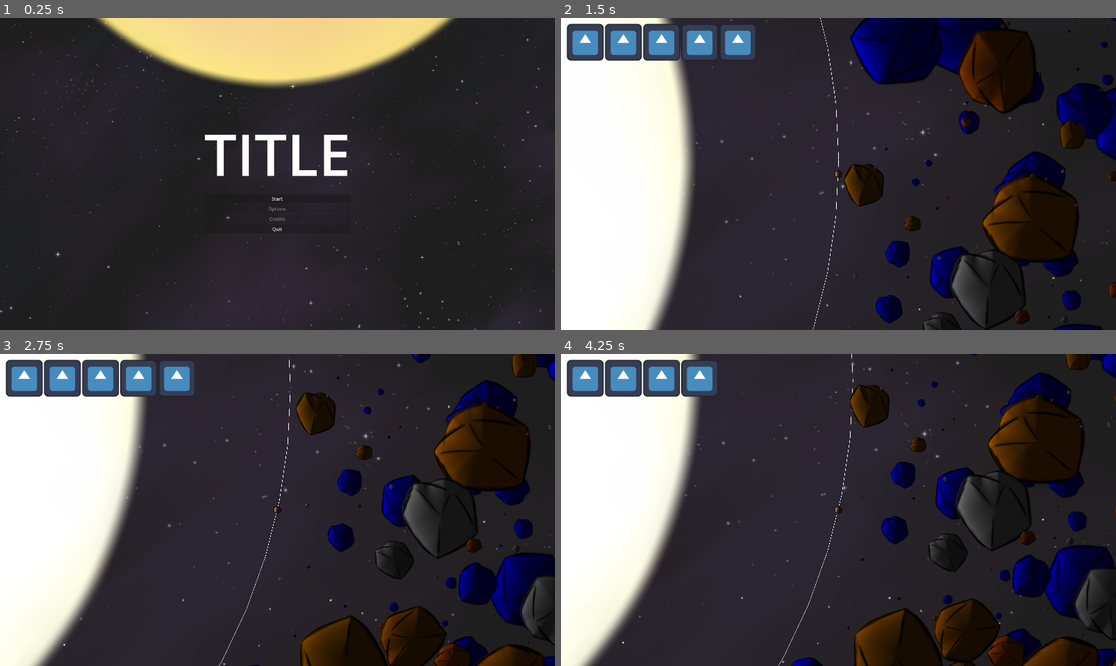
Above: before the commit, frames 1-4 (two rows, left to right).
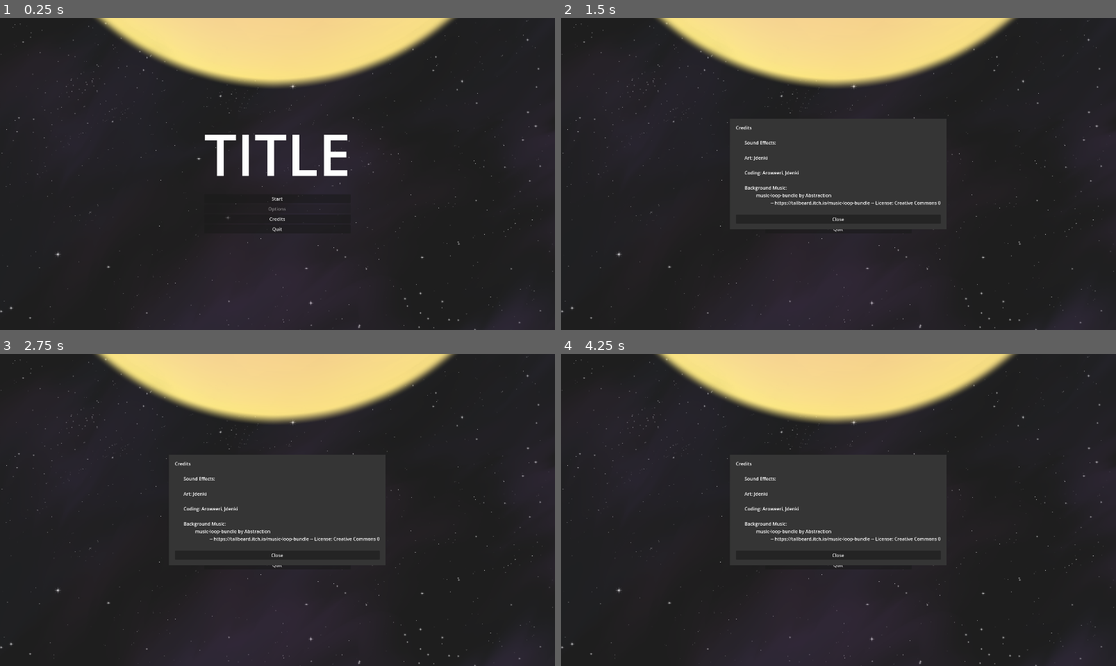
Above: after the commit, the same moments.

Repository: Aroweeri/gmtk2025
Game: Godot game, scene res://scenes/MainMenu.tscn
Same seed, same stepped clock (60 frames per second), same inputs: the game is played once before the commit and once after it. The engine's default icon, where the game draws it, is replaced by a stand-in: a white triangle on a blue panel in a dark square.
Inputs (mouse positions are in pixels of both pictures, inside the frame that each line leads up to):
- Up to frame 1 (0.25 s): no input
- Up to frame 2 (1.5 s): click (838, 217) at 0.5 s, where only the run after the commit has a clickable "Credits"; click "Start" at 1.25 s
- Up to frame 3 (2.75 s): click (277, 534) at 2 s, where only the run after the commit has a clickable "Start"
- Up to frame 4 (4.25 s): hold Up (ui_up) 2.78-3.53 s; hold Down (ui_down) from 3.53 s (still down)

The runs differ from the first frame. In frame 1, less than 0.1% of the frame differs, in the area x 40-52%, y 63-66%; in frame 2, 47%, in the area x 0-100%, y 0-100%; in frame 3, 47%; in frame 4, 46%.

Commit message:
Add credits to menu.

Diff:
--- a/scenes/MainMenu.tscn
+++ b/scenes/MainMenu.tscn
@@ -1,9 +1,13 @@
-[gd_scene load_steps=5 format=3 uid="uid://401dukv06l6f"]
+[gd_scene load_steps=7 format=3 uid="uid://401dukv06l6f"]
 
 [ext_resource type="Script" uid="uid://dar3mxenb0yy5" path="res://scripts/main_menu.gd" id="1_2wh52"]
+[ext_resource type="Script" uid="uid://de4yeop2ks4dn" path="res://scenes/credits.gd" id="2_l72w3"]
 [ext_resource type="Texture2D" uid="uid://dwrufhrusf85g" path="res://assets/Space.png" id="2_ow34m"]
 [ext_resource type="Texture2D" uid="uid://chw70u2c8siwq" path="res://assets/Sun.png" id="3_l72w3"]
 [ext_resource type="AudioStream" uid="uid://bq6q3nuu6en2n" path="res://assets/Ludum Dare 30 - 07.ogg" id="4_ow34m"]
+
+[sub_resource type="StyleBoxFlat" id="StyleBoxFlat_l72w3"]
+bg_color = Color(0.207843, 0.207843, 0.207843, 1)
 
 [node name="Control" type="Control"]
 layout_mode = 3
@@ -41,7 +45,6 @@
 
 [node name="CreditsButton" type="Button" parent="CenterContainer/VBoxContainer"]
 layout_mode = 2
-disabled = true
 text = "Credits"
 
 [node name="QuitButton" type="Button" parent="CenterContainer/VBoxContainer"]
@@ -74,6 +77,38 @@
 grow_vertical = 2
 texture = ExtResource("3_l72w3")
 
+[node name="Credits" type="CenterContainer" parent="."]
+visible = false
+layout_mode = 1
+anchors_preset = 15
+anchor_right = 1.0
+anchor_bottom = 1.0
+grow_horizontal = 2
+grow_vertical = 2
+
+[node name="PanelContainer" type="PanelContainer" parent="Credits"]
+layout_mode = 2
+theme_override_styles/panel = SubResource("StyleBoxFlat_l72w3")
+
+[node name="MarginContainer" type="MarginContainer" parent="Credits/PanelContainer"]
+layout_mode = 2
+theme_override_constants/margin_left = 20
+theme_override_constants/margin_top = 20
+theme_override_constants/margin_right = 20
+theme_override_constants/margin_bottom = 20
+
+[node name="VBoxContainer" type="VBoxContainer" parent="Credits/PanelContainer/MarginContainer"]
+layout_mode = 2
+
+[node name="Label" type="Label" parent="Credits/PanelContainer/MarginContainer/VBoxContainer"]
+layout_mode = 2
+tab_stops = PackedFloat32Array(30, 40, 50, 60)
+script = ExtResource("2_l72w3")
+
+[node name="CloseCredits" type="Button" parent="Credits/PanelContainer/MarginContainer/VBoxContainer"]
+layout_mode = 2
+text = "Close"
+
 [node name="AudioStreamPlayer" type="AudioStreamPlayer" parent="."]
 stream = ExtResource("4_ow34m")
 volume_db = -10.0
@@ -83,3 +118,4 @@
 [connection signal="pressed" from="CenterContainer/VBoxContainer/OptionsButton" to="." method="_on_options_button_pressed"]
 [connection signal="pressed" from="CenterContainer/VBoxContainer/CreditsButton" to="." method="_on_credits_button_pressed"]
 [connection signal="pressed" from="CenterContainer/VBoxContainer/QuitButton" to="." method="_on_quit_button_pressed"]
+[connection signal="pressed" from="Credits/PanelContainer/MarginContainer/VBoxContainer/CloseCredits" to="." method="_on_close_credits_pressed"]
--- /dev/null
+++ b/scenes/credits.gd
@@ -0,0 +1,5 @@
+extends Label
+
+func _ready():
+	var credits = FileAccess.get_file_as_string("credits.txt")
+	text = credits
--- a/scripts/main_menu.gd
+++ b/scripts/main_menu.gd
@@ -8,7 +8,11 @@
 	pass # Replace with function body.
 
 func _on_credits_button_pressed() -> void:
-	pass
+	$Credits.show();
 
 func _on_quit_button_pressed() -> void:
 	get_tree().quit();
+
+
+func _on_close_credits_pressed() -> void:
+	$Credits.hide()
Not shown, added: credits.txt
Not shown, added: scenes/credits.gd.uid
